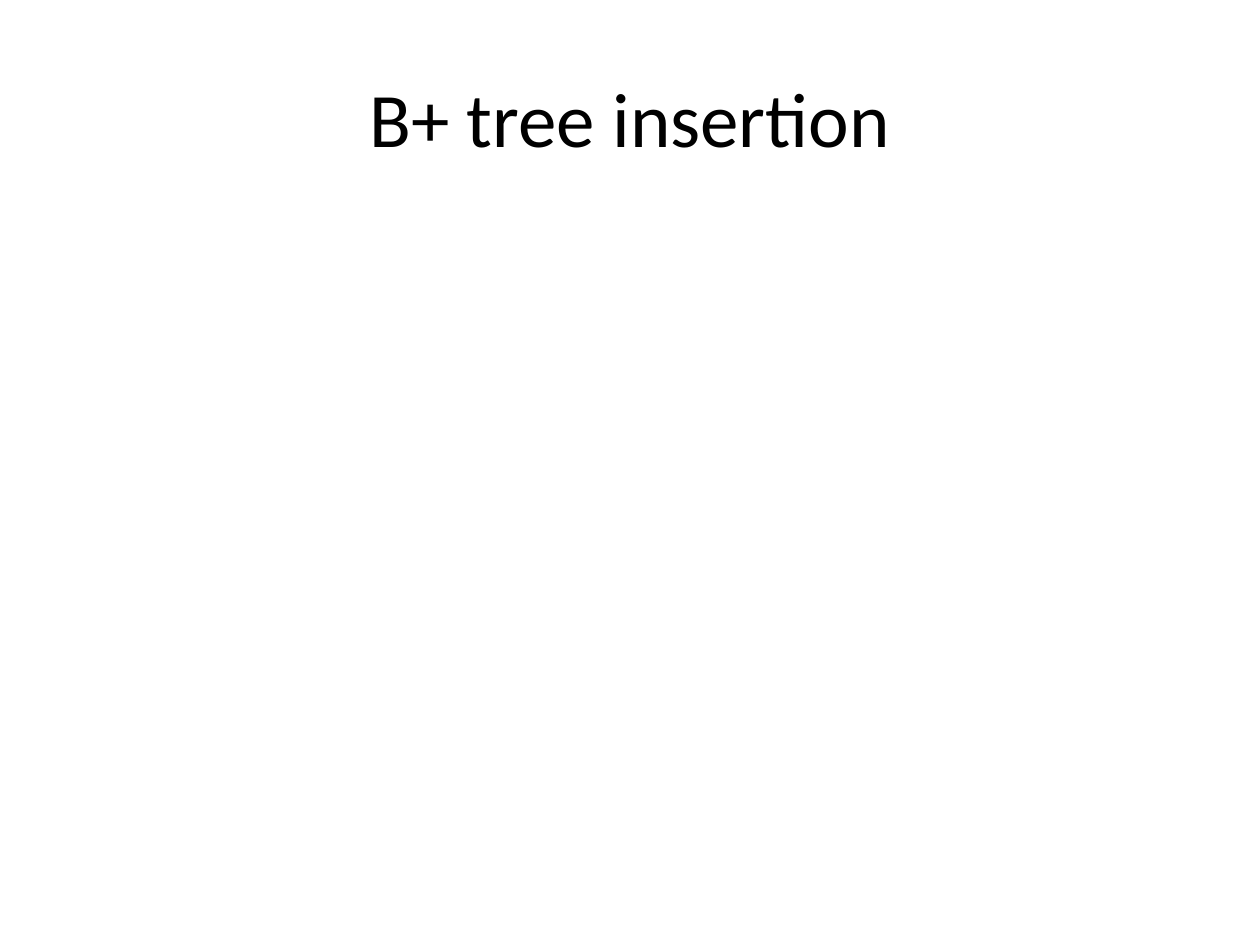
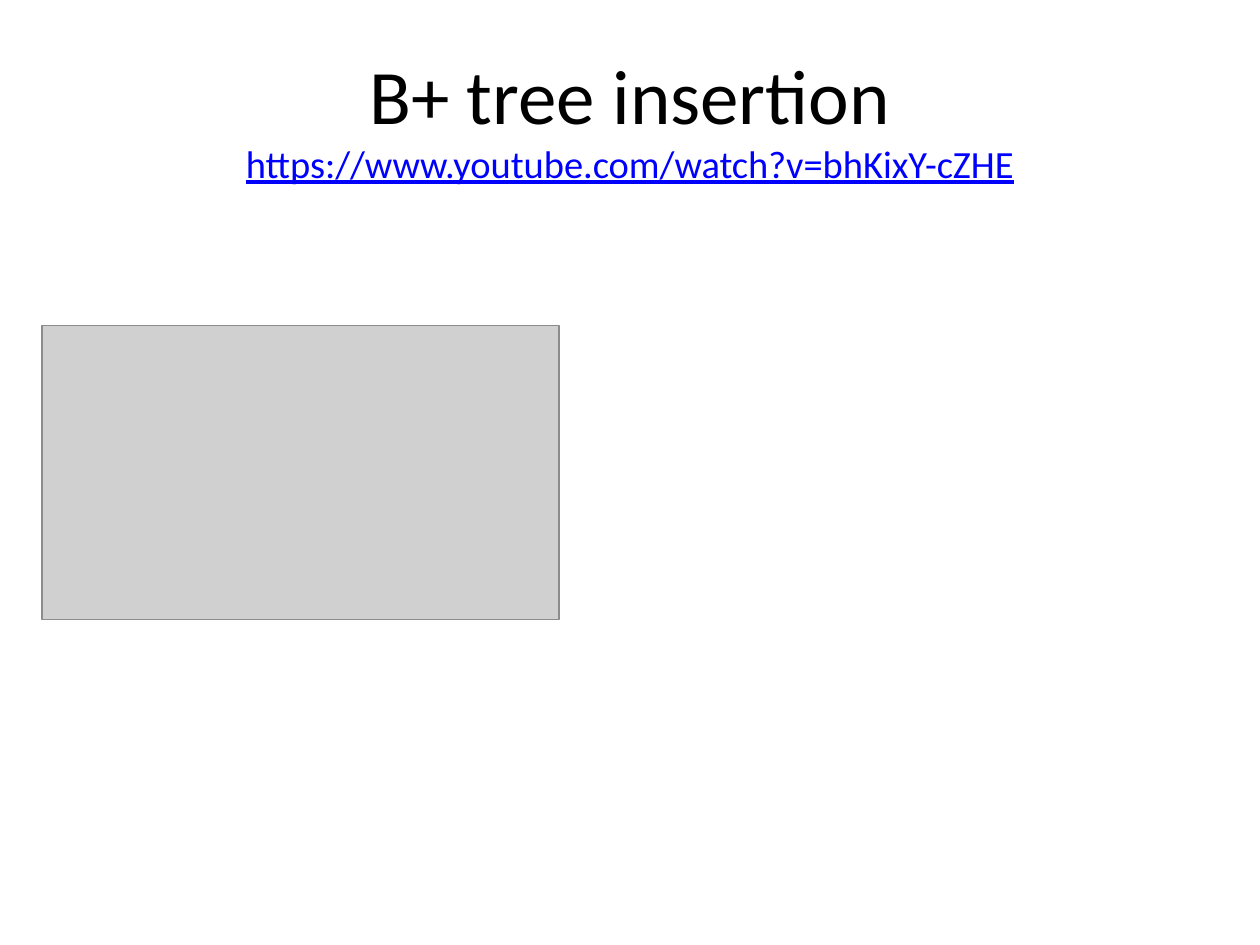
Before and after one commit to Kaitel/OOP, a slide deck: slide 19 of 20277 Database systems/Indexing and Hashing_chapater11.pptx (slide 18 before the commit). Drawn at 1260x945 pixels with LibreOffice and Linux fonts; fonts in the diff are those of the drawing; grey boxes stand for pictures. Boxes give left, top, right and bottom in pixels: in the first picture for what was removed or moved away, otherwise in the second. Text is boxed around its words. In the diff, an @@ line names an element or a change of style, - is before the commit and + after.

```diff
--- a/20277 Database systems/Indexing and Hashing_chapater11.pptx
+++ b/20277 Database systems/Indexing and Hashing_chapater11.pptx
@@ title at (246,70,1014,185): text changed; size 44 to 22 pt; text colour #000000 to #0000FF @@
-B+ tree insertion
+B+ tree insertion
+https://www.youtube.com/watch?v=bhKixY-cZHE
@@ picture added at (42,325,558,619) @@
```
Also in this commit, not shown: 2 slides added, 19 other files.
